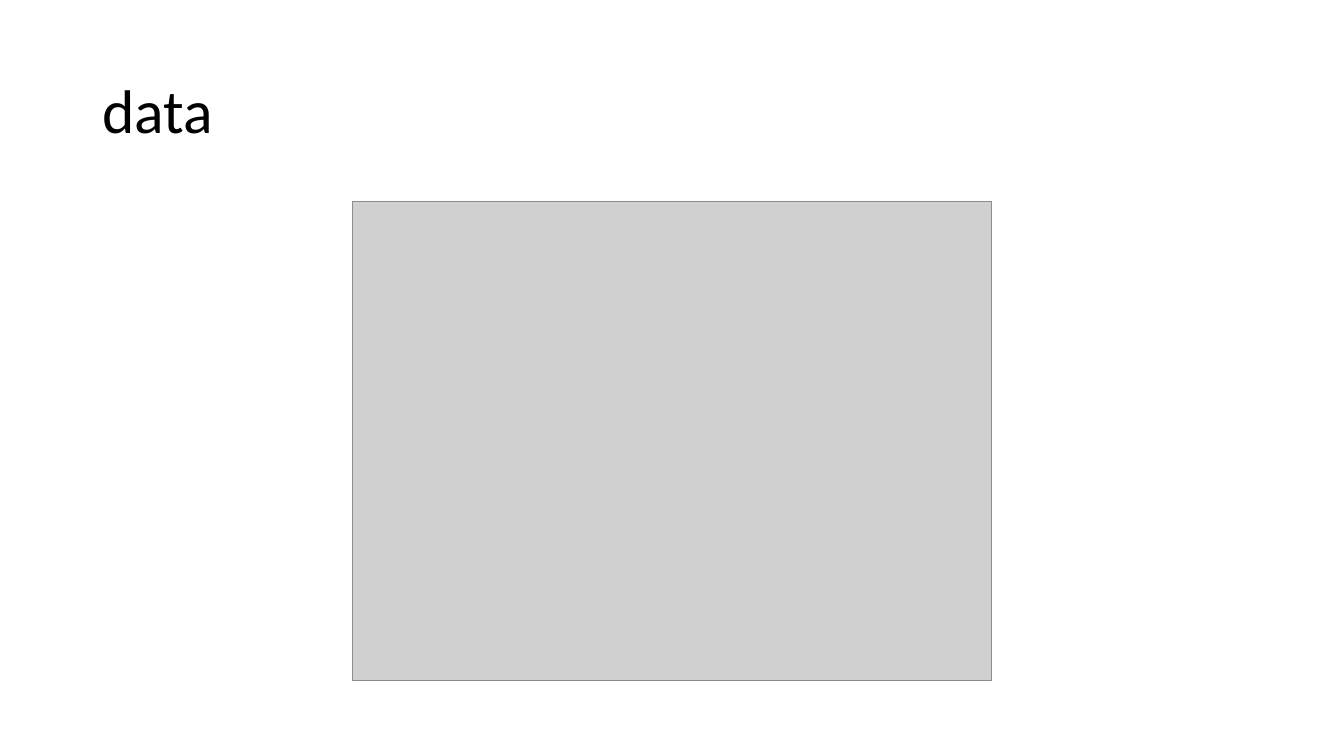
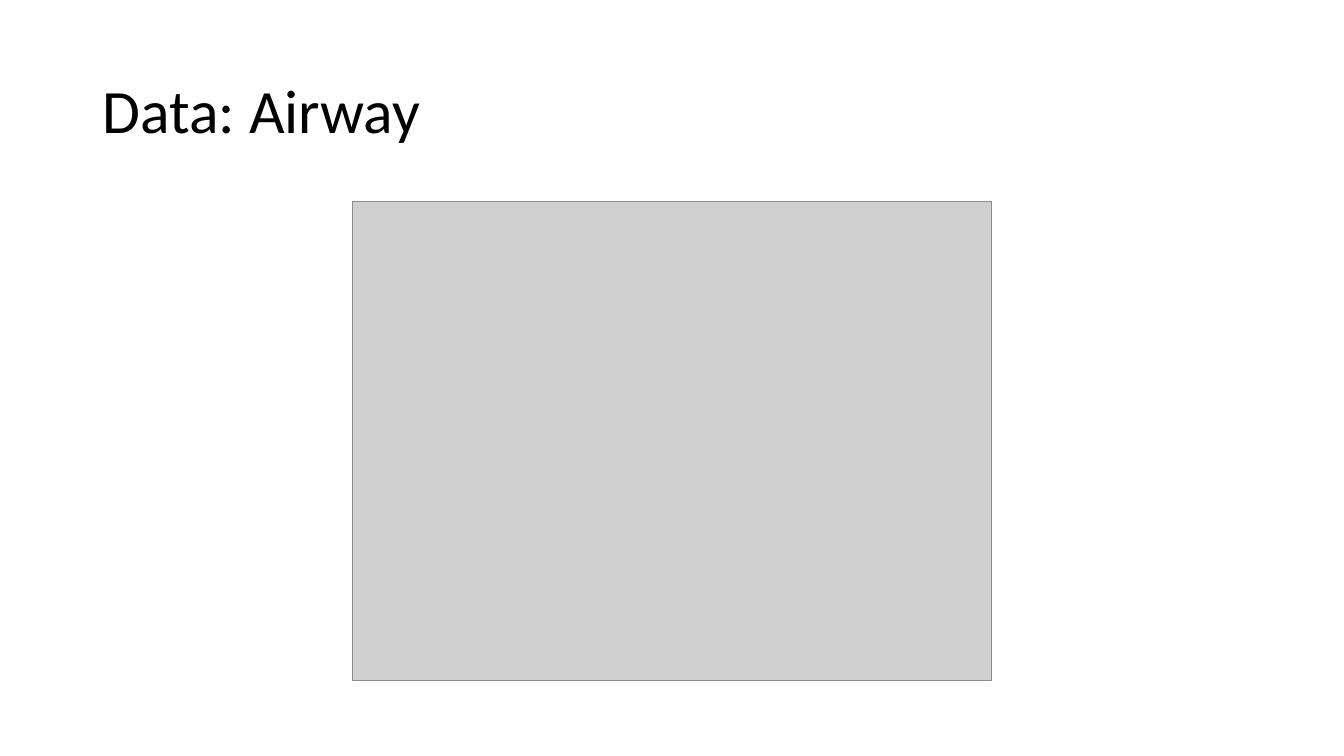
Before and after one commit to clintko/DukeDataPlus2018_DLSC, a slide deck: slide 2 of process_images/meeting618.pptx. Drawn at 1344x756 pixels with LibreOffice and Linux fonts; fonts in the diff are those of the drawing; grey boxes stand for pictures. Boxes give left, top, right and bottom in pixels: in the first picture for what was removed or moved away, otherwise in the second. Text is boxed around its words. In the diff, an @@ line names an element or a change of style, - is before the commit and + after.

```diff
--- a/process_images/meeting618.pptx
+++ b/process_images/meeting618.pptx
@@ title at (x1=102, y1=90, x2=420, y2=143): text changed @@
-data
+Data: Airway
```
Also in this commit, not shown: 2 other slides changed, 3 slides added.
